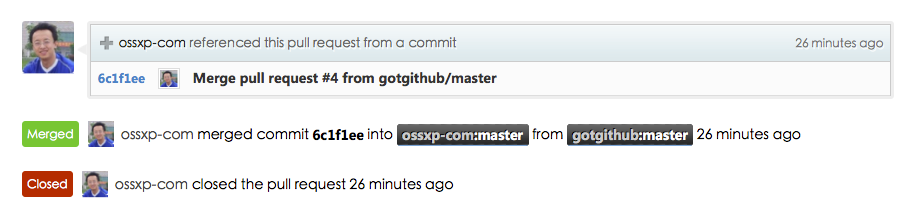
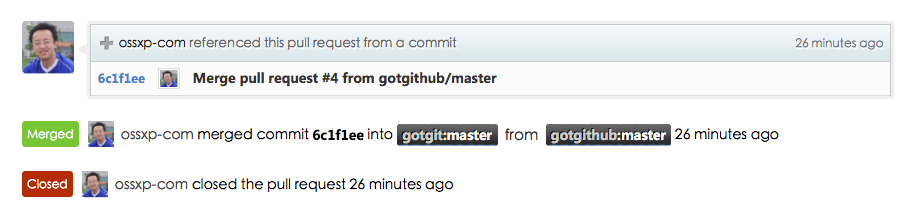
Two versions of the same layered image (913×217). Layer-by-layer changes:
painted on "背景" over 399, 124, 801, 146
